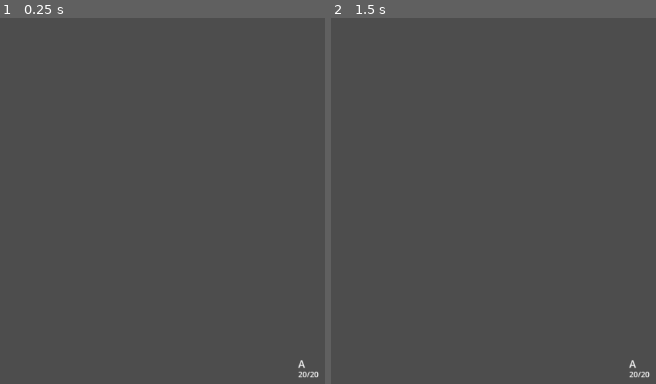
Above: before the commit, frames 1-2 (left to right).
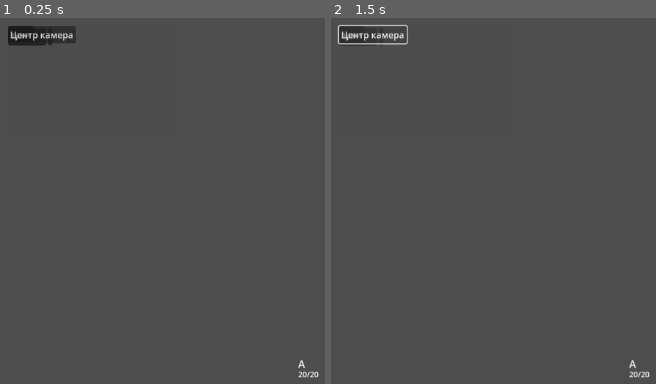
Above: after the commit, the same moments.

Repository: Deniseks239/tactical-rpg-ai-v-2
Game: Godot game, scene res://scenes/main.tscn
Two runs of this game, one before a commit and one after it. Both use one fixed random seed, a clock stepped at 60 frames per second and the inputs below.
Inputs (mouse positions are in pixels of both pictures, inside the frame that each line leads up to):
- Up to frame 1 (0.25 s): no input
- Up to frame 2 (1.5 s): click (379, 36) at 0.52 s; click (350, 36) at 1.25 s, where only the run after the commit has a clickable "зум+"

The runs differ from the first frame. In frame 1, 0.9% of the frame differs, in the area x 2-24%, y 2-8%; in frame 2, 0.6%.

Commit message:
Update main.tscn

Diff:
--- a/scenes/main.tscn
+++ b/scenes/main.tscn
@@ -14,17 +14,23 @@
 grow_vertical = 2
 script = ExtResource("1_0wfyh")
 
+[node name="GridContainer" type="Node2D" parent="."]
+
+[node name="GridManager" type="Node2D" parent="GridContainer"]
+script = ExtResource("1_o5qli")
+
 [node name="UIPanel" type="Panel" parent="."]
 self_modulate = Color(1.018131, 1.018131, 1.018131, 0.003921569)
 layout_mode = 1
-anchors_preset = -1
-anchor_left = 0.7
-anchor_top = 0.6
+anchors_preset = 15
 anchor_right = 1.0
 anchor_bottom = 1.0
-offset_left = -40.0
-offset_bottom = 40.0
-grow_horizontal = 0
+offset_left = 10.0
+offset_top = 10.0
+offset_right = -1610.0
+offset_bottom = -870.0
+grow_horizontal = 2
+grow_vertical = 2
 
 [node name="VBoxContainer" type="VBoxContainer" parent="UIPanel"]
 layout_mode = 0
@@ -76,8 +82,3 @@
 
 [node name="GameCamera" type="Camera2D" parent="."]
 zoom = Vector2(0.8, 0.8)
-
-[node name="GridContainer" type="Node2D" parent="."]
-
-[node name="GridManager" type="Node2D" parent="GridContainer"]
-script = ExtResource("1_o5qli")
